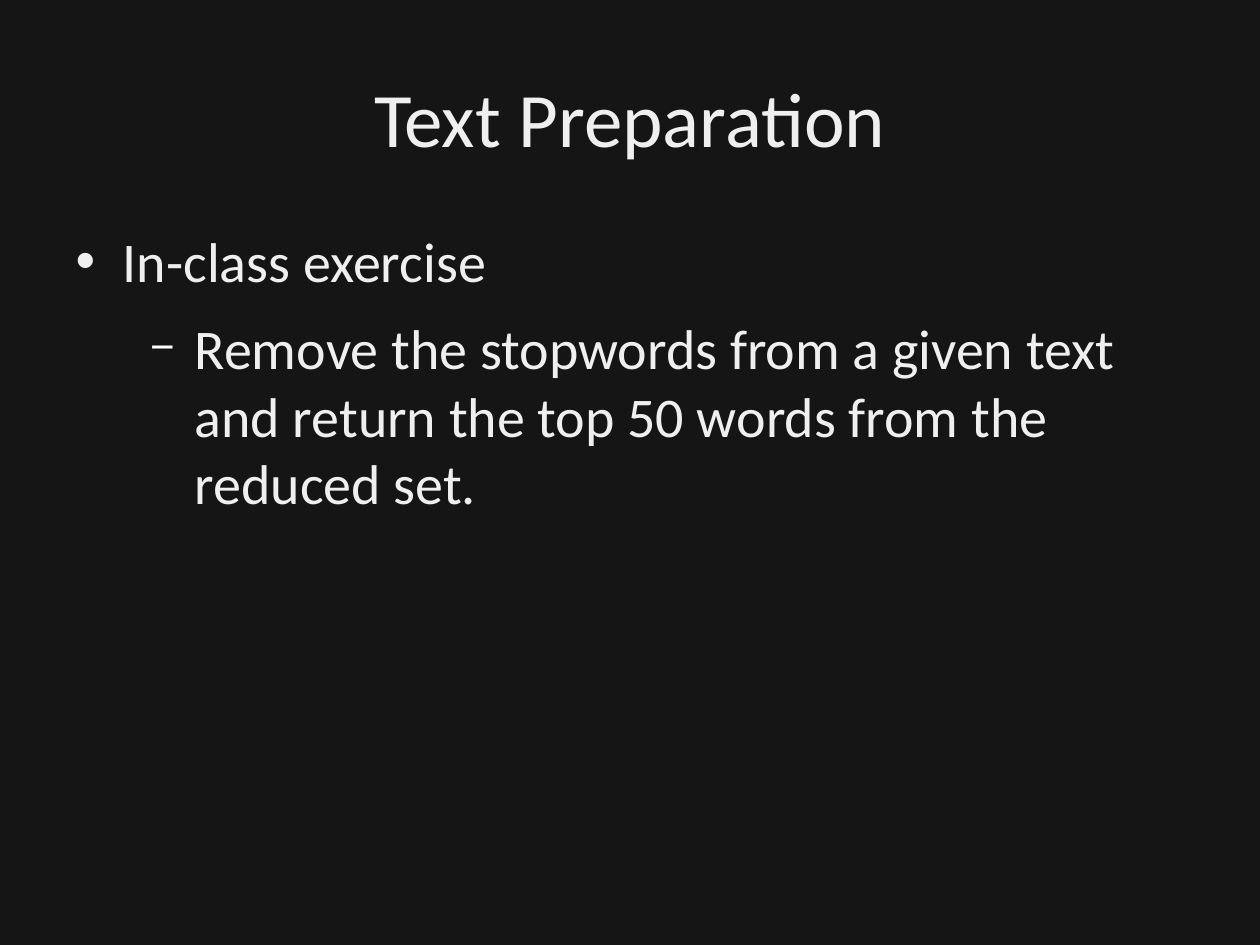
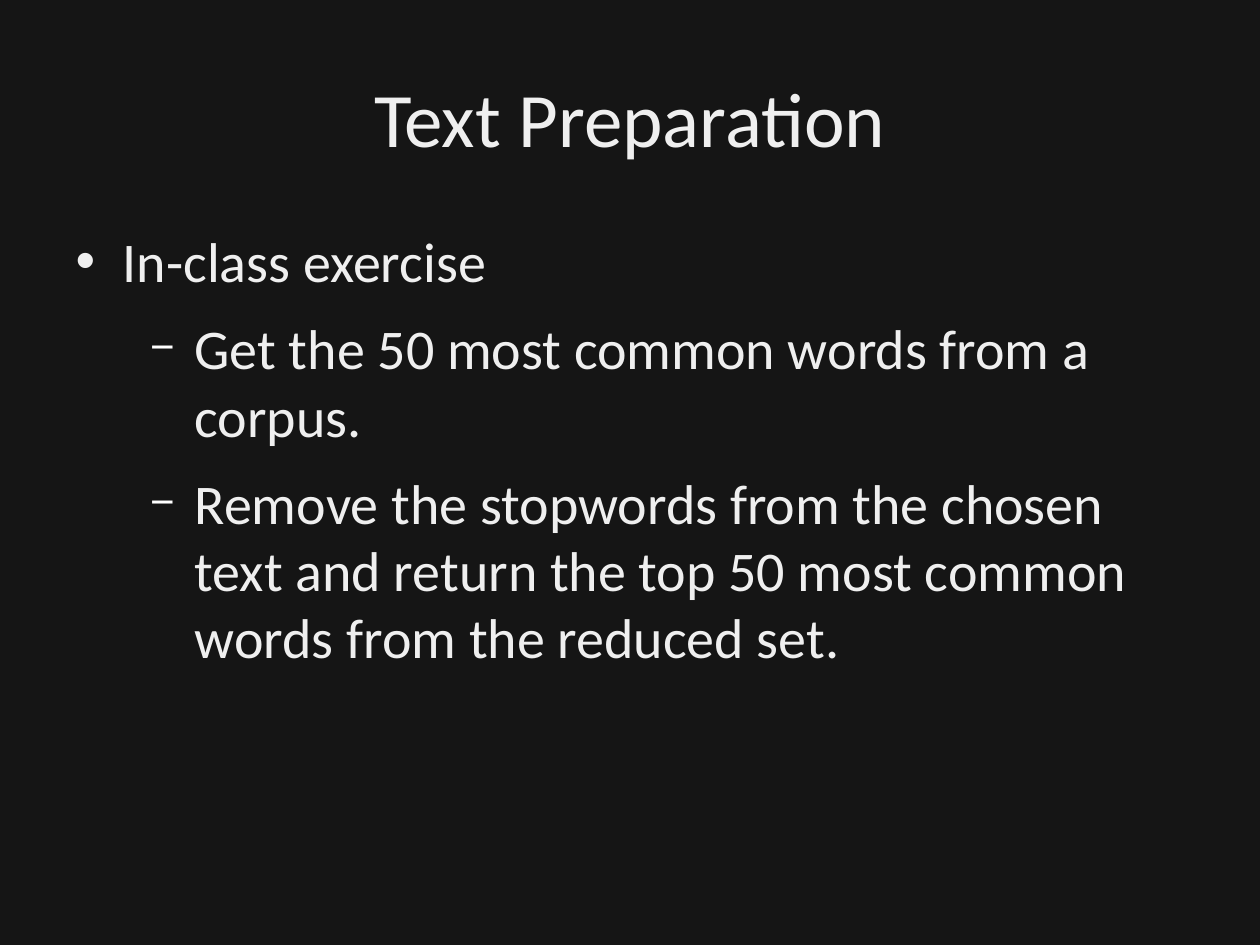
Before and after one commit to dbowmans46/PracticalProgramming, a slide deck: slide 26 of Session 7 - Python/Instructional Material/Session 7 - Python Brief Intro to NLP.odp (slide 27 before the commit). Drawn at 1260x945 pixels with LibreOffice and Linux fonts; fonts in the diff are those of the drawing; background and template pictures are left out; a plain dark background stands for a picture behind light text. Boxes give left, top, right and bottom in pixels: in the first picture for what was removed or moved away, otherwise in the second. Text is boxed around its words. In the diff, an @@ line names an element or a change of style, - is before the commit and + after.

```diff
--- a/Session 7 - Python/Instructional Material/Session 7 - Python Brief Intro to NLP.odp
+++ b/Session 7 - Python/Instructional Material/Session 7 - Python Brief Intro to NLP.odp
@@ text at [195, 330, 1126, 659]: text changed @@
-  − Remove the stopwords from a given text and return the top 50 words from the reduced set.
+  − Get the 50 most common words from a corpus.
+  − Remove the stopwords from the chosen text and return the top 50 most common words from the reduced set.
```
Also in this commit, not shown: 7 other slides changed, 6 slides added.
